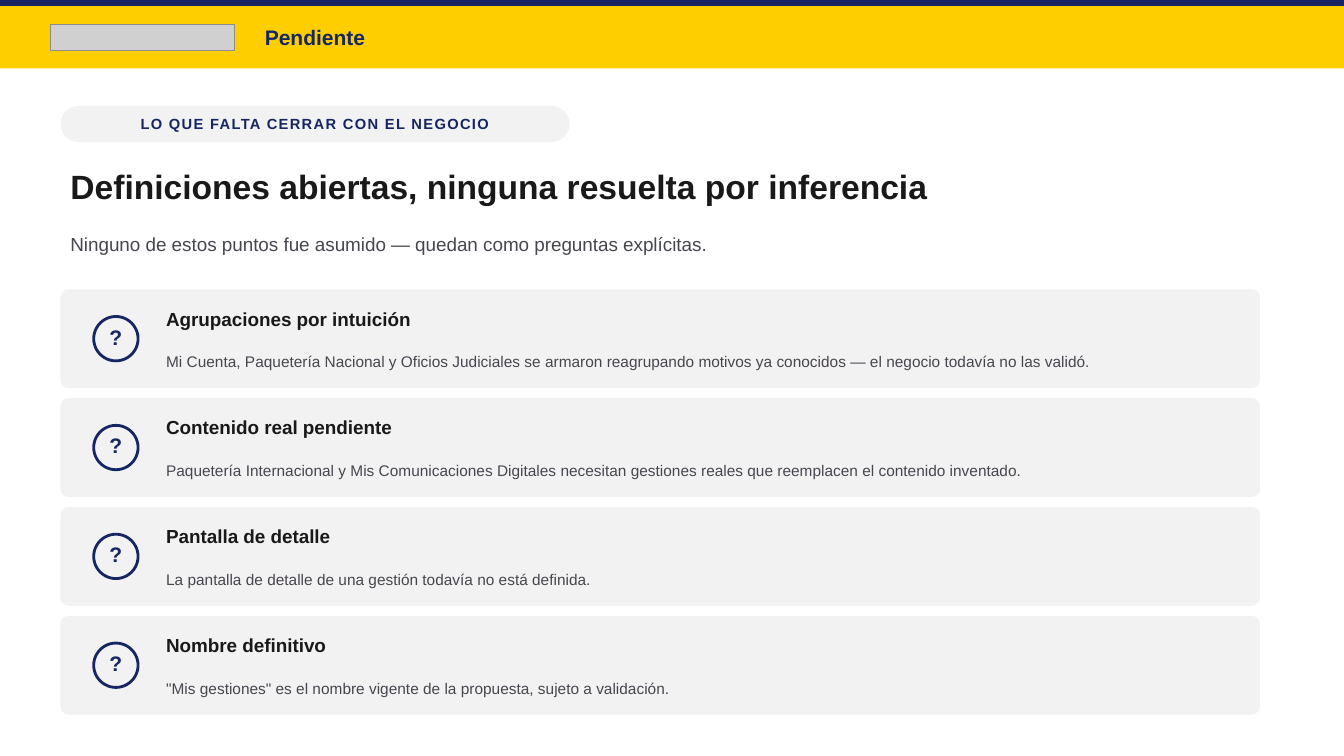
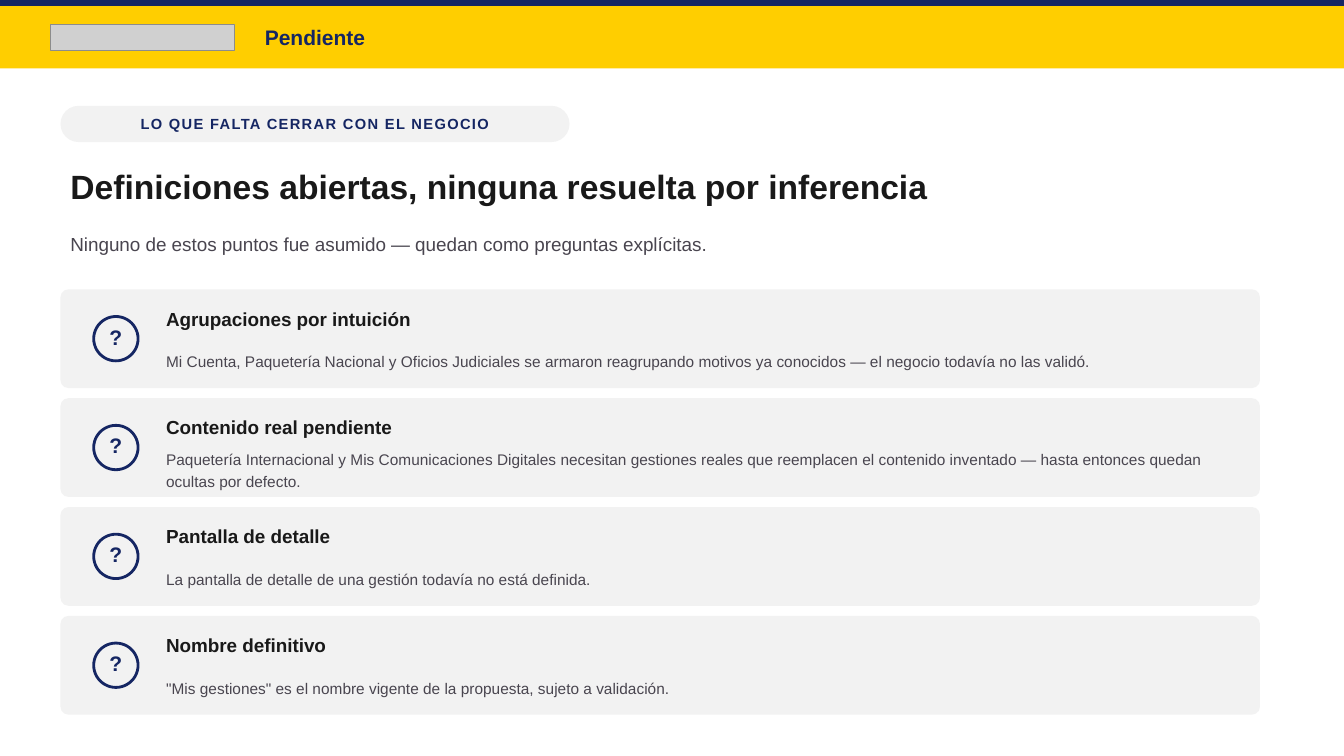
Before and after one commit to Marcolof/consultas-correo, a slide deck: slide 15 of hub/presentaciones/presentacion-v1.pptx. Drawn at 1344x756 pixels with LibreOffice and Linux fonts; fonts in the diff are those of the drawing; grey boxes stand for pictures. Boxes give left, top, right and bottom in pixels: in the first picture for what was removed or moved away, otherwise in the second. Text is boxed around its words. In the diff, an @@ line names an element or a change of style, - is before the commit and + after.

```diff
--- a/hub/presentaciones/presentacion-v1.pptx
+++ b/hub/presentaciones/presentacion-v1.pptx
@@ text at box(166, 453, 1201, 490): text changed @@
-Paquetería Internacional y Mis Comunicaciones Digitales necesitan gestiones reales que reemplacen el contenido inventado.
+Paquetería Internacional y Mis Comunicaciones Digitales necesitan gestiones reales que reemplacen el contenido inventado — hasta entonces quedan ocultas por defecto.
```
Also in this commit, not shown: 4 other slides changed, 8 other files.
